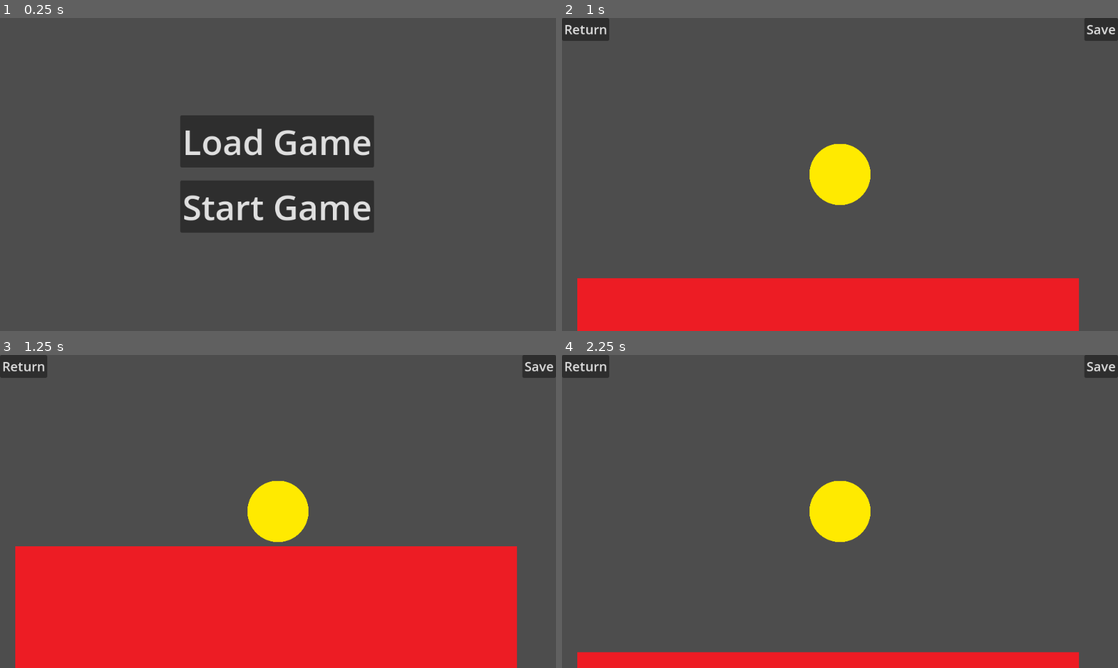
Above: before the commit, frames 1-4 (two rows, left to right).
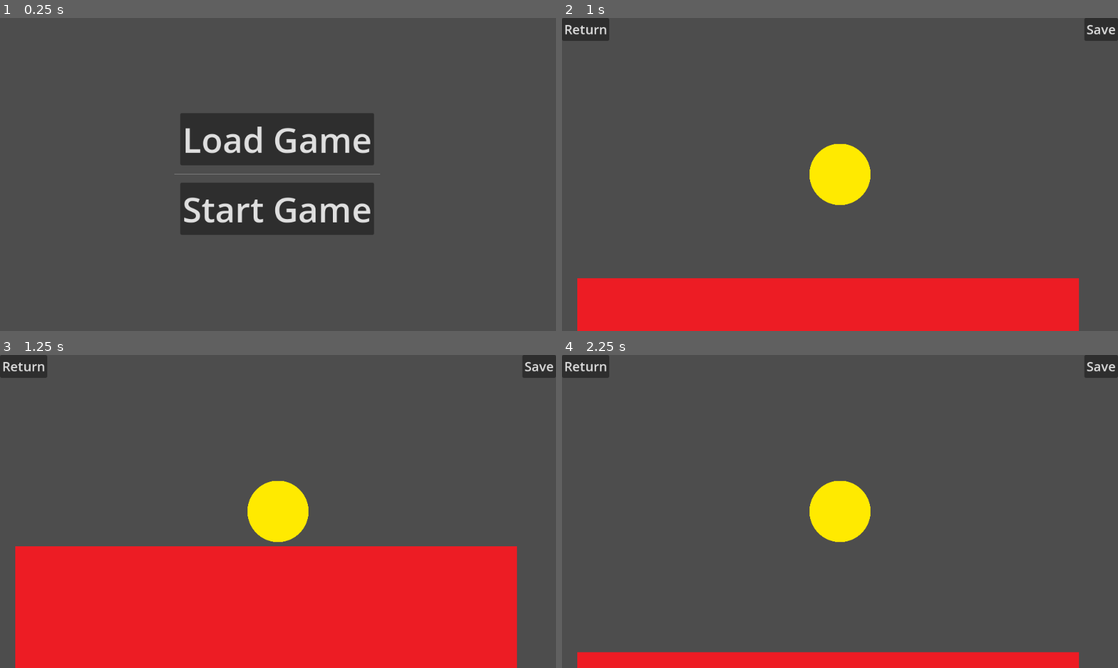
Above: after the commit, the same moments.

Repository: joaopedromago/2dGodotTest
Game: Godot game, scene res://scenes/menu.tscn
Same seed, same stepped clock (60 frames per second), same inputs: the game is played once before the commit and once after it.
Inputs:
- Up to frame 1 (0.25 s): no input
- Up to frame 2 (1 s): click "Load Game" at 0.5 s
- Up to frame 3 (1.25 s): no input
- Up to frame 4 (2.25 s): click "Return" at 1.25 s; click "Start Game" at 2 s

The runs differ from the first frame. In frame 1, 2.6% of the frame differs, in the area x 31-69%, y 30-70%; in frame 2, nothing differs; in frame 3, nothing differs; in frame 4, nothing differs.

Commit message:
chore: improving code structure

Diff:
--- a/scenes/game.tscn
+++ b/scenes/game.tscn
@@ -4,14 +4,61 @@
 [ext_resource type="Script" path="res://scripts/player.gd" id="1_t8fdg"]
 [ext_resource type="Texture2D" uid="uid://btjc3w6bwpp6v" path="res://assets/img/yellowCircle.png" id="2_o32x7"]
 [ext_resource type="Texture2D" uid="uid://b0osbs48fptjo" path="res://assets/img/redFloor.png" id="3_q5vah"]
-[ext_resource type="Script" path="res://scripts/savegame.gd" id="4_6b3y6"]
-[ext_resource type="Script" path="res://scripts/return.gd" id="5_6tfrd"]
 
 [sub_resource type="CircleShape2D" id="CircleShape2D_qxa8b"]
 radius = 56.829
 
 [sub_resource type="RectangleShape2D" id="RectangleShape2D_id3h8"]
 size = Vector2(923, 252.5)
+
+[sub_resource type="GDScript" id="GDScript_7mjwr"]
+script/source = "extends Button
+
+
+func _ready():
+	pass
+
+
+func _process(delta):
+	pass
+
+"
+
+[sub_resource type="GDScript" id="GDScript_2tjvu"]
+script/source = "extends Button
+
+
+func _ready():
+	self.pressed.connect(self._button_pressed)
+
+
+func _process(delta):
+	pass
+
+
+func _button_pressed():
+	save_game()
+
+
+func save_game():
+	var save_game = FileAccess.open(\"user://savegame.save\", FileAccess.WRITE)
+	var save_nodes = get_tree().get_nodes_in_group(\"Persist\")
+	for node in save_nodes:
+		if node.scene_file_path.is_empty():
+			print(\"persistent node '%s' is not an instanced scene, skipped\" % node.name)
+			continue
+
+		if !node.has_method(\"save\"):
+			print(\"persistent node '%s' is missing a save() function, skipped\" % node.name)
+			continue
+
+		var node_data = node.call(\"save\")
+
+		var json_string = JSON.stringify(node_data)
+
+		print(\"SAVED\", json_string)
+		save_game.store_line(json_string)
+"
 
 [node name="Jogo" type="Node2D" groups=["Persist"]]
 position = Vector2(534, -428)
@@ -90,7 +137,7 @@
 offset_bottom = 42.0
 theme_override_font_sizes/font_size = 24
 text = "Return"
-script = ExtResource("5_6tfrd")
+script = SubResource("GDScript_7mjwr")
 
 [node name="save" type="Button" parent="CanvasLayer"]
 top_level = true
@@ -102,4 +149,7 @@
 grow_horizontal = 0
 theme_override_font_sizes/font_size = 24
 text = "Save"
-script = ExtResource("4_6b3y6")
+script = SubResource("GDScript_2tjvu")
+
+[connection signal="pressed" from="CanvasLayer/return" to="." method="_on_return_pressed"]
+[connection signal="pressed" from="CanvasLayer/save" to="." method="_on_save_pressed"]
--- a/scenes/menu.tscn
+++ b/scenes/menu.tscn
@@ -1,7 +1,25 @@
 [gd_scene load_steps=3 format=3 uid="uid://b6ppg1yq3tvv1"]
 
-[ext_resource type="Script" path="res://scripts/loadGame.gd" id="1_d62wu"]
-[ext_resource type="Script" path="res://scripts/start.gd" id="1_f3lye"]
+[ext_resource type="Script" path="res://scripts/menu.gd" id="1_d62wu"]
+
+[sub_resource type="GDScript" id="GDScript_k4dkh"]
+script/source = "extends Control
+
+
+# Called when the node enters the scene tree for the first time.
+func _ready():
+	pass
+
+
+# Called every frame. 'delta' is the elapsed time since the previous frame.
+func _process(delta):
+	pass
+
+
+func _on_button_pressed():
+	var gameScene = \"res://scenes/game.tscn\"
+	get_tree().change_scene_to_file(gameScene)
+"
 
 [node name="Control" type="Control"]
 layout_mode = 3
@@ -33,6 +51,9 @@
 "
 script = ExtResource("1_d62wu")
 
+[node name="HSeparator" type="HSeparator" parent="CenterContainer/VBoxContainer"]
+layout_mode = 2
+
 [node name="MarginContainer" type="MarginContainer" parent="CenterContainer/VBoxContainer"]
 layout_mode = 2
 theme_override_constants/margin_left = 10
@@ -44,4 +65,7 @@
 layout_mode = 2
 theme_override_font_sizes/font_size = 64
 text = "Start Game"
-script = ExtResource("1_f3lye")
+script = SubResource("GDScript_k4dkh")
+
+[connection signal="pressed" from="CenterContainer/VBoxContainer/MarginContainer2/LoadGame" to="CenterContainer/VBoxContainer/MarginContainer2/LoadGame" method="_on_load_game_pressed"]
+[connection signal="pressed" from="CenterContainer/VBoxContainer/MarginContainer/StartGame" to="CenterContainer/VBoxContainer/MarginContainer2/LoadGame" method="_on_start_game_pressed"]
--- a/scripts/entities/globals.gd
+++ b/scripts/entities/globals.gd
@@ -1,4 +1,6 @@
 extends Node
+
+const playerPath = "runningGame/Player/PlayerObject"
 
 var is_load = false
 
--- a/scripts/game_scene.gd
+++ b/scripts/game_scene.gd
@@ -1,62 +1,24 @@
 extends Node
 
-var playerPath = "runningGame/Player/PlayerObject"
+const SaveLoadService = preload("res://scripts/services/save_load_service.gd")
+
+var save_load_service = SaveLoadService.new()
+
 
 func _ready():
 	var is_load = Globals.get_is_load()
 
 	if is_load:
 		Globals.set_is_load(false)
-		load_game()
+		save_load_service.load_game(self)
 
 
 func _process(delta):
 	pass
 
 
-func load_game():
-	if not FileAccess.file_exists("user://savegame.save"):
-		print("SAVE NOT FOUND")
-		return
-
-	var save_game = FileAccess.open("user://savegame.save", FileAccess.READ)
-
-	print("loading", save_game)
-
-	var json_string = save_game.get_line()
-	print("json_string", json_string)
-
-	var json = JSON.new()
-	var parse_result = json.parse(json_string)
-	print("parse_result", parse_result)
-
-	if not parse_result == OK:
-		print(
-			"JSON Parse Error: ",
-			json.get_error_message(),
-			" in ",
-			json_string,
-			" at line ",
-			json.get_error_line()
-		)
-
-	var node_data = json.get_data()
-	print("node_data", node_data)
-
-	var object = load(node_data["filename"])
-	print("object", object)
-
-	if !object:
-		print("OBJECT NOT FOUND")
-		return
-
-	var player = get_node(playerPath)
-	object.instantiate()
-	player.position = Vector2(node_data["pos_x"], node_data["pos_y"])
-
-
 func save():
-	var player = get_node(playerPath)
+	var player = get_node(Globals.playerPath)
 	var position = player.position
 
 	var save_dict = {
@@ -67,3 +29,16 @@
 	}
 
 	return save_dict
+
+
+func return_to_title():
+	var gameScene = "res://scenes/menu.tscn"
+	get_tree().change_scene_to_file(gameScene)
+
+
+func _on_return_pressed():
+	return_to_title()
+
+
+func _on_save_pressed():
+	save_load_service.save_game(self)
--- a/scripts/loadGame.gd
+++ b/scripts/menu.gd
@@ -2,18 +2,23 @@
 
 
 func _ready():
-	self.pressed.connect(self._button_pressed)
+	pass
 
 
 func _process(delta):
 	pass
 
 
-func _button_pressed():
-	start_load_game()
+func _on_start_game_pressed():
+	Globals.set_is_load(false)
+	start_game()
 
 
-func start_load_game():
+func _on_load_game_pressed():
 	Globals.set_is_load(true)
+	start_game()
+
+
+func start_game():
 	var gameScene = "res://scenes/game.tscn"
 	get_tree().change_scene_to_file(gameScene)
--- a/scripts/return.gd
+++ /dev/null
@@ -1,14 +0,0 @@
-extends Button
-
-
-func _ready():
-	self.pressed.connect(self._button_pressed)
-
-
-func _process(delta):
-	pass
-
-
-func _button_pressed():
-	var gameScene = "res://scenes/menu.tscn"
-	get_tree().change_scene_to_file(gameScene)
--- a/scripts/savegame.gd
+++ /dev/null
@@ -1,33 +0,0 @@
-extends Button
-
-
-func _ready():
-	self.pressed.connect(self._button_pressed)
-
-
-func _process(delta):
-	pass
-
-
-func _button_pressed():
-	save_game()
-
-
-func save_game():
-	var save_game = FileAccess.open("user://savegame.save", FileAccess.WRITE)
-	var save_nodes = get_tree().get_nodes_in_group("Persist")
-	for node in save_nodes:
-		if node.scene_file_path.is_empty():
-			print("persistent node '%s' is not an instanced scene, skipped" % node.name)
-			continue
-
-		if !node.has_method("save"):
-			print("persistent node '%s' is missing a save() function, skipped" % node.name)
-			continue
-
-		var node_data = node.call("save")
-
-		var json_string = JSON.stringify(node_data)
-
-		print("SAVED", json_string)
-		save_game.store_line(json_string)
--- /dev/null
+++ b/scripts/services/save_load_service.gd
@@ -0,0 +1,62 @@
+class_name SaveLoadService
+
+
+func load_game(this):
+	if not FileAccess.file_exists("user://savegame.save"):
+		print("SAVE NOT FOUND")
+		return
+
+	var save_game = FileAccess.open("user://savegame.save", FileAccess.READ)
+
+	print("loading", save_game)
+
+	var json_string = save_game.get_line()
+	print("json_string", json_string)
+
+	var json = JSON.new()
+	var parse_result = json.parse(json_string)
+	print("parse_result", parse_result)
+
+	if not parse_result == OK:
+		print(
+			"JSON Parse Error: ",
+			json.get_error_message(),
+			" in ",
+			json_string,
+			" at line ",
+			json.get_error_line()
+		)
+
+	var node_data = json.get_data()
+	print("node_data", node_data)
+
+	var object = load(node_data["filename"])
+	print("object", object)
+
+	if !object:
+		print("OBJECT NOT FOUND")
+		return
+
+	var player = this.get_node(Globals.playerPath)
+	object.instantiate()
+	player.position = Vector2(node_data["pos_x"], node_data["pos_y"])
+
+
+func save_game(this):
+	var save_game = FileAccess.open("user://savegame.save", FileAccess.WRITE)
+	var save_nodes = this.get_tree().get_nodes_in_group("Persist")
+	for node in save_nodes:
+		if node.scene_file_path.is_empty():
+			print("persistent node '%s' is not an instanced scene, skipped" % node.name)
+			continue
+
+		if !node.has_method("save"):
+			print("persistent node '%s' is missing a save() function, skipped" % node.name)
+			continue
+
+		var node_data = node.call("save")
+
+		var json_string = JSON.stringify(node_data)
+
+		print("SAVED", json_string)
+		save_game.store_line(json_string)
--- a/scripts/start.gd
+++ /dev/null
@@ -1,16 +0,0 @@
-extends Button
-
-
-# Called when the node enters the scene tree for the first time.
-func _ready():
-	self.pressed.connect(self._button_pressed)
-
-
-# Called every frame. 'delta' is the elapsed time since the previous frame.
-func _process(delta):
-	pass
-
-
-func _button_pressed():
-	var gameScene = "res://scenes/game.tscn"
-	get_tree().change_scene_to_file(gameScene)
